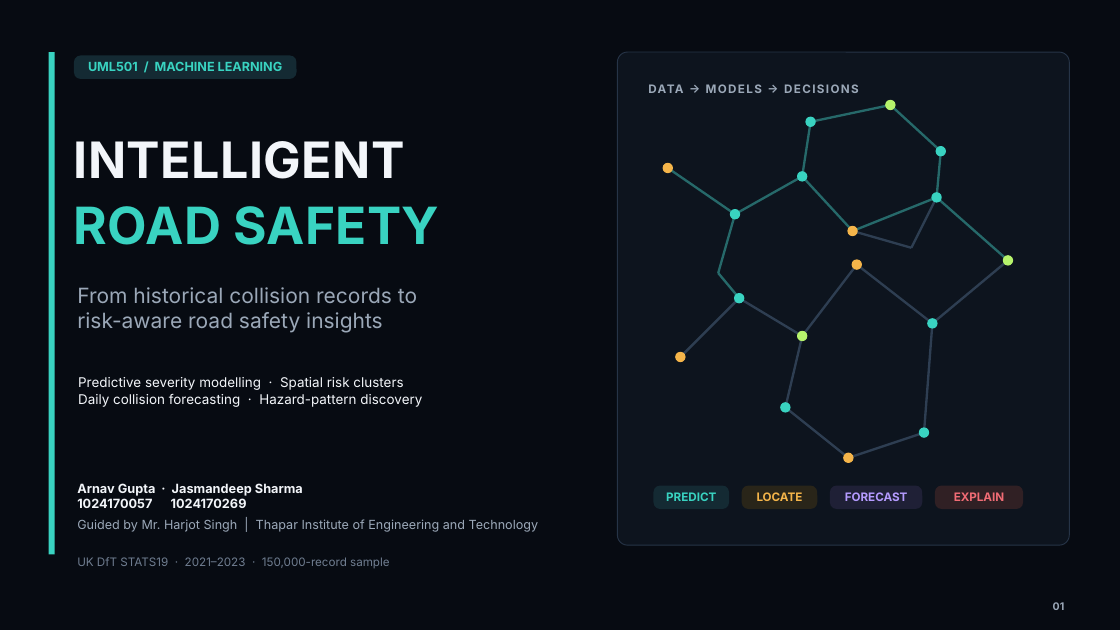
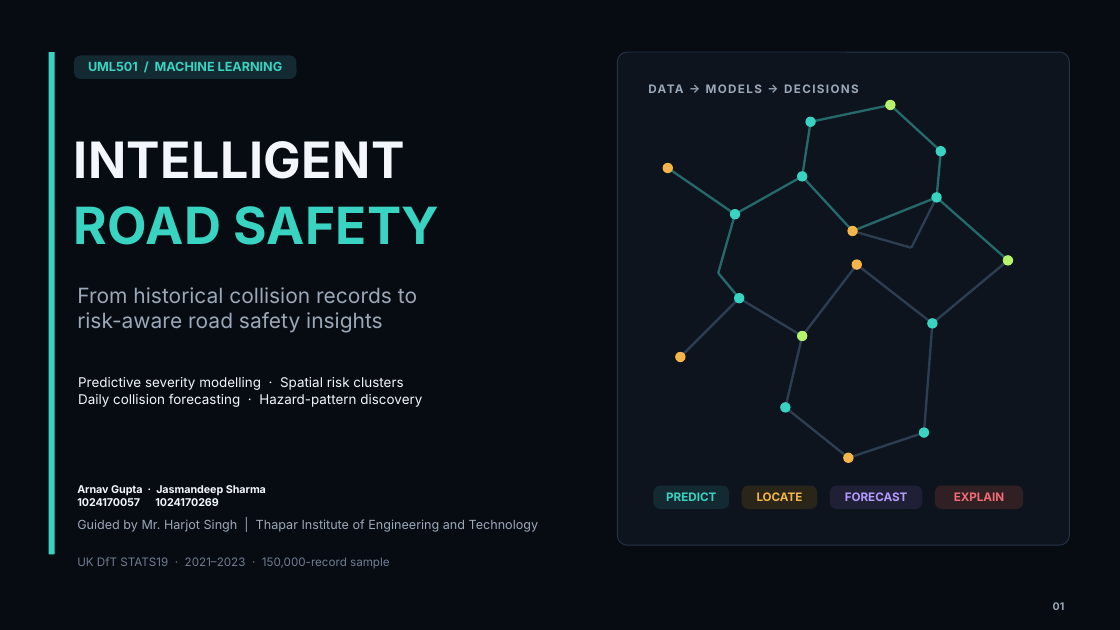
Before and after one commit to arnavg230/ML_, a slide deck: slide 1 of ppt & report/Intelligent_Road_Safety_Black_Theme (2).pptx. Drawn at 1120x630 pixels with LibreOffice and Linux fonts; fonts in the diff are those of the drawing. Boxes give left, top, right and bottom in pixels: in the first picture for what was removed or moved away, otherwise in the second. Text is boxed around its words. In the diff, an @@ line names an element or a change of style, - is before the commit and + after.

```diff
--- a/ppt & report/Intelligent_Road_Safety_Black_Theme (2).pptx
+++ b/ppt & report/Intelligent_Road_Safety_Black_Theme (2).pptx
@@ text "Arnav Gupta · Jasmandeep Sharma" at bbox=[77, 485, 266, 506]: size 10.9 to 9.1 pt @@
```
Also in this commit, not shown: 1 other slide changed, 2 other files.
